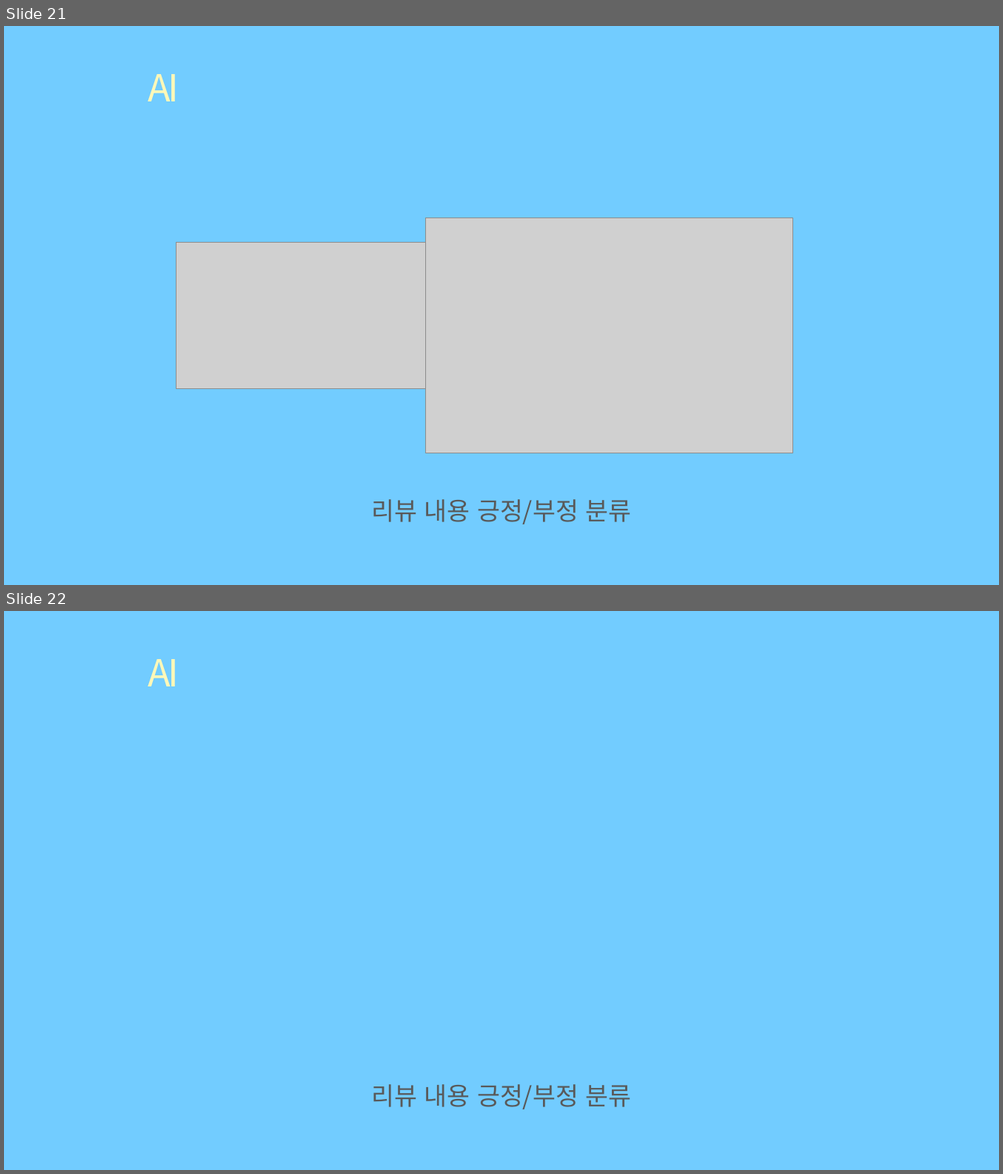
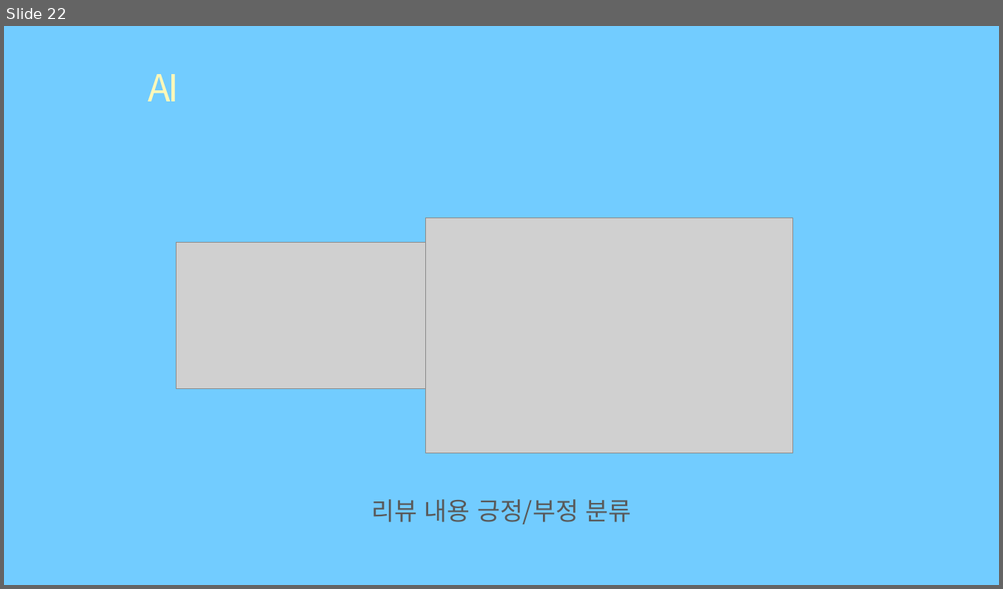
Before and after one commit to eunbicho/mmARt, a slide deck: A405최종발표.pptx. Shown one above the other, each under a label of ours: slides 21 and 22 before the commit, slide 22 after it. The pictures are 1003x1174 and 1003x589 pixels, drawn with LibreOffice and Linux fonts; fonts in the diff are those of the drawing; grey boxes stand for pictures; background and template pictures are left out. Boxes give left, top, right and bottom in pixels: in the first picture for what was removed or moved away, otherwise in the second. Text is boxed around its words. In the diff, an @@ line names an element or a change of style, - is before the commit and + after.

```diff
--- a/A405최종발표.pptx
+++ b/A405최종발표.pptx
@@ slide 22 removed at <box>4,611,999,1170</box>, background #72CCFF @@
@@ title removed at <box>148,659,179,686</box> @@
-AI
@@ text removed at <box>372,1085,631,1110</box> @@
-리뷰 내용 긍정/부정 분류
@@ what was slide 21 is now slide 22 @@
```
Also in this commit, not shown: 6 slides changed, 5 slides added, 2 other slides removed.
